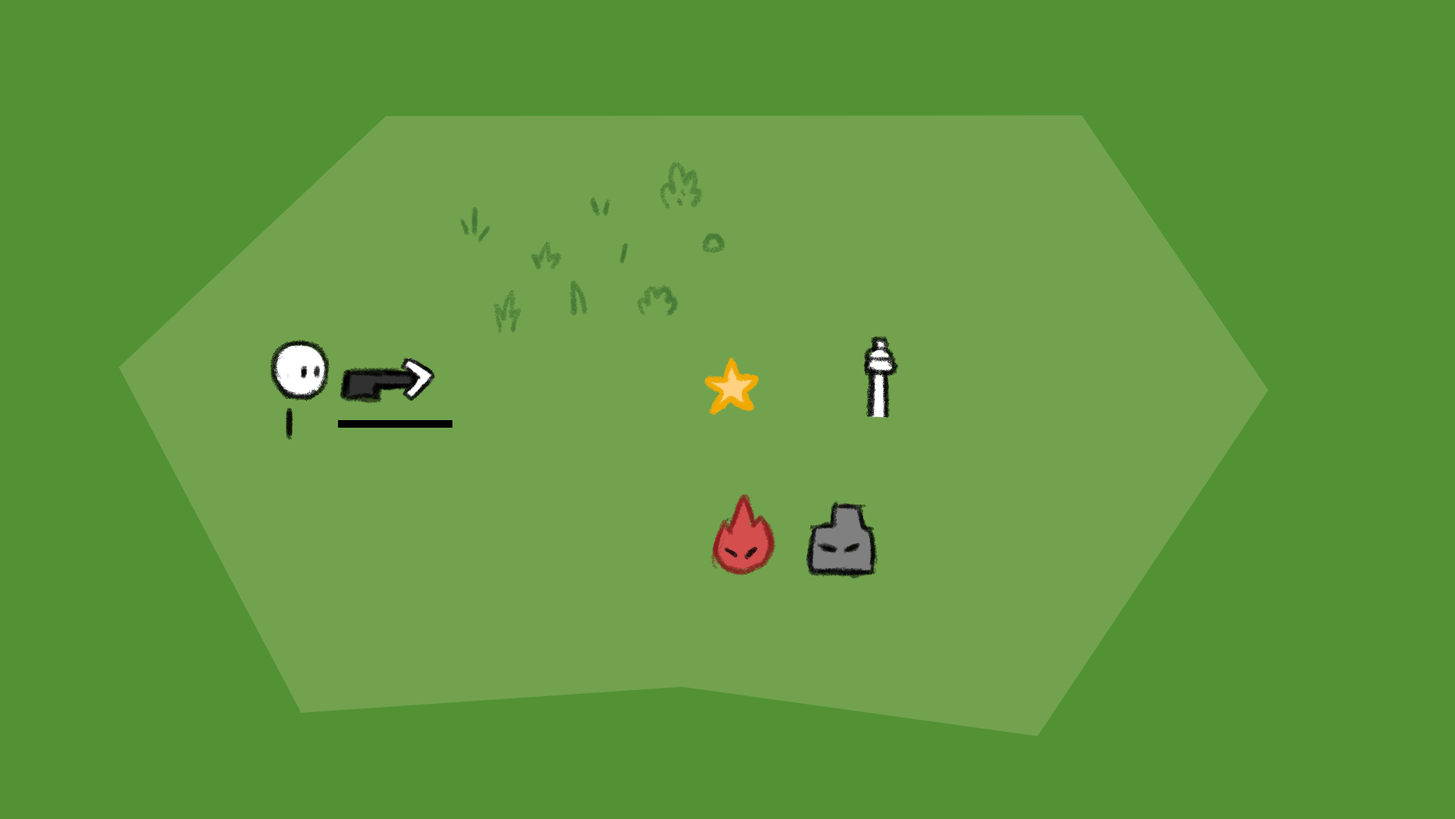
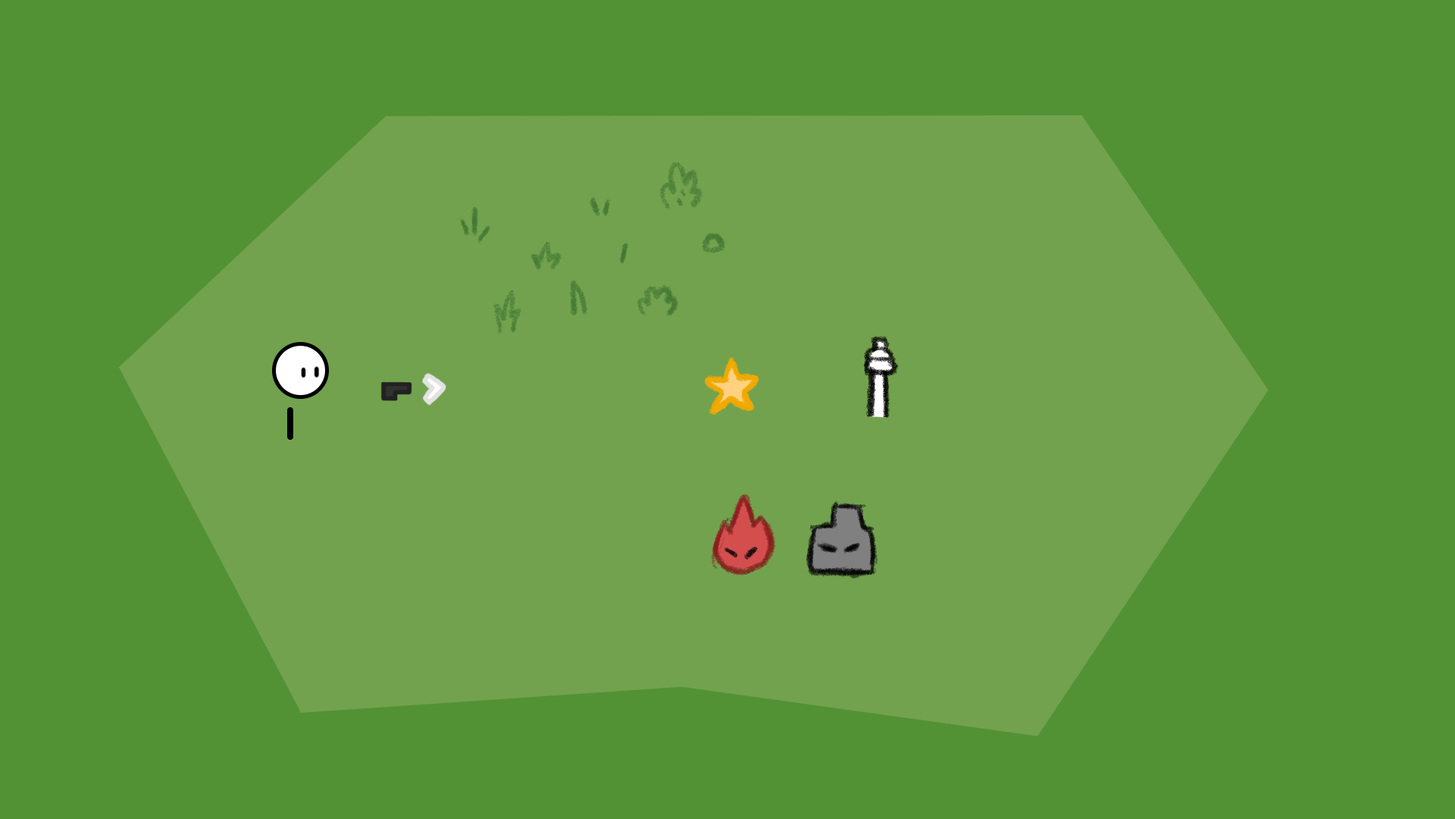
Layered file, before and after one edit (1455 × 819). Changes by layer:
painted on "Ebene 5" over left=400, top=357, right=448, bottom=406
painted on "Ebene 6" over left=401, top=357, right=444, bottom=401
painted on "playerGun" (2nd of 2, in "player" › "playerGun") over left=339, top=366, right=420, bottom=404
painted on "Ebene 2" over left=343, top=371, right=415, bottom=399
removed layer "playerRope" from group "player" over left=338, top=419, right=453, bottom=428
added layer "Ellipse 1" in group "playerBody" over left=272, top=341, right=329, bottom=399
renamed "playerBody" to "Ebene 12", painted on it over left=269, top=335, right=330, bottom=401
painted on "playerLeg" over left=285, top=407, right=294, bottom=440
